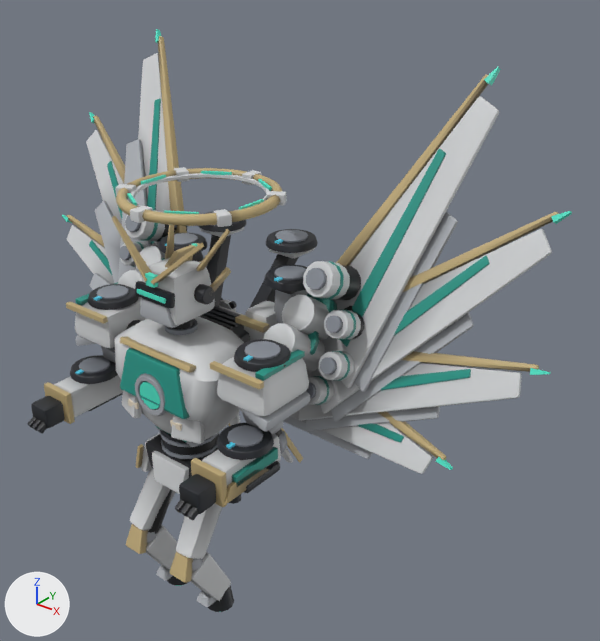
Two versions of the glTF model assets/vehicles/ex_seraph_12.glb, one commit apart.
Before and after are seen from a camera (50 mm lens) standing at (13.52, -12.36, 13.53) and looking at (1.5, 2.66, 4.22). The axes (+X, +Y, +Z) are drawn at lower left. The lights are the same throughout. The older version comes first. Where no turn or scale is listed for an object, it has been applied to the vertices. Vertices at exactly the same position are counted once.
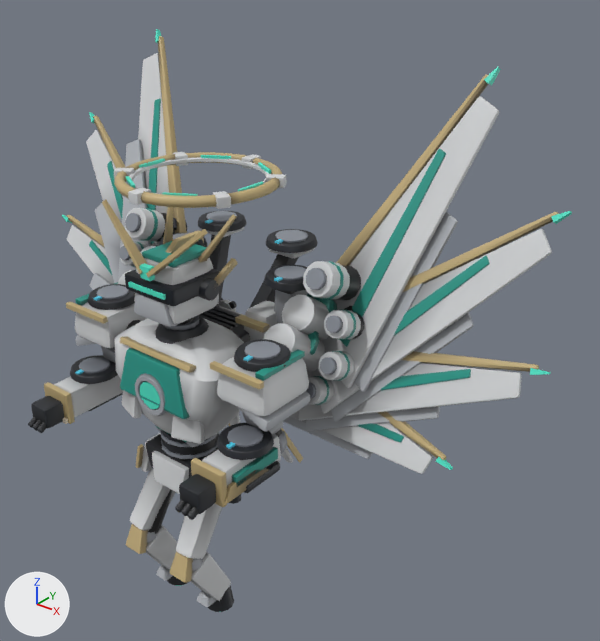
The change in detail:
me_mesh_0 is used by ob_mesh_0; location (-6.05, 3.38, -3.77).
me_mesh_0 had 11688 vertices, 22584 faces and spanned x 2.71..9.39, y -6.18..0.0, z 0.0..11.03.
me_mesh_0 now has 11532 vertices, 22264 faces and spans x 2.71..9.39, y -6.17..0.0, z 0.0..11.41.
me_mesh_0 part 1: the loose piece of 56 vertices spanning x 5.39..6.71, y -4.19..-2.78, z 8.79..10.04 is scaled about its middle by 1.13, then moved by (0.0, -0.01, 0.17).
me_mesh_0 part 2: a new loose piece, a box spanning x 5.467..6.639, y -4.426..-4.333, z 9.621..9.729, in mat_glow.
me_mesh_0 part 3: a new loose piece, a box spanning x 5.9..6.21, y -4.41..-4.26, z 9.95..10.26, in mat_glow.
me_mesh_0 part 4: the loose piece of 56 vertices spanning x 6.65..6.98, y -4.53..-4.45, z 6.34..6.51 is scaled about its middle by (0.787, 1, 0.774), then moved by (1.61, -0.97, -0.62).
me_mesh_0 part 5: the loose piece of 56 vertices spanning x 5.13..5.46, y -4.53..-4.45, z 6.34..6.51 is scaled about its middle by (0.787, 1, 0.774), then moved by (-1.61, -0.97, -0.62).
me_mesh_0 part 6: the loose piece of 104 vertices spanning x 5.72..6.38, y -3.75..-3.1, z 8.18..8.94 is rebuilt with 72 vertices and now spans x 5.7..6.41, y -3.78..-3.07, z 8.23..9.18.
me_mesh_0 part 7: the loose piece of 68 vertices spanning x 4.57..6.01, y -4.32..-3.94, z 9.81..11.03 is rebuilt with 68 vertices and now spans x 4.38..6.0, y -4.44..-4.01, z 10.03..11.41.
me_mesh_0 part 8: the loose piece of 68 vertices spanning x 6.1..7.53, y -4.32..-3.94, z 9.81..11.03 is rebuilt with 68 vertices and now spans x 6.1..7.73, y -4.44..-4.01, z 10.03..11.41.
me_mesh_0 part 9: the loose piece of 56 vertices spanning x 5.09..5.62, y -3.3..-2.59, z 9.85..10.86 is rebuilt with 56 vertices and now spans x 4.96..5.56, y -3.3..-2.48, z 10.07..11.22.
me_mesh_0 part 10: the loose piece of 56 vertices spanning x 5.97..6.13, y -3.96..-2.67, z 9.87..10.33 is rebuilt with 56 vertices and now spans x 5.96..6.15, y -4.04..-2.58, z 10.09..10.62.
me_mesh_0 part 11: the loose piece of 56 vertices spanning x 5.49..6.62, y -4.25..-3.81, z 8.79..9.33 is rebuilt with 56 vertices and now spans x 5.42..6.69, y -4.36..-3.87, z 8.87..9.49.
me_mesh_0 part 12: the loose piece of 56 vertices spanning x 6.49..7.02, y -3.3..-2.59, z 9.85..10.86 is rebuilt with 56 vertices and now spans x 6.54..7.15, y -3.3..-2.48, z 10.07..11.22.
me_mesh_0 part 13: the loose piece of 72 vertices spanning x 5.85..6.26, y -3.04..-2.63, z 9.95..10.19 is deleted.
me_mesh_0 part 14: the loose piece of 56 vertices spanning x 5.45..6.65, y -4.27..-4.07, z 9.32..9.68 is deleted.
me_mesh_0 part 15: the loose piece of 8 vertices spanning x 5.59..6.52, y -4.3..-4.22, z 9.45..9.55 is deleted.
me_mesh_0 part 16: the loose piece of 8 vertices spanning x 5.92..6.19, y -4.29..-4.15, z 9.74..10.02 is deleted.
me_mesh_0 part 17: 116 vertices moved within x 3.08..9.35, y -4.32..-1.04, z 4.8..9.15; 615 vertices removed from x 5.15..6.95, y -4.14..-2.55, z 4.89..9.88; 811 vertices added at x 5.04..7.07, y -4.36..-2.44, z 4.89..10.44.
me_mesh_0 part 18: 4 vertices moved within x 2.88, y -5.22..-5.21, z 6.18..6.19; 96 vertices removed from x 3.14..3.65, y -6.18..-5.79, z 5.7..6.01.
me_mesh_0 part 19: 96 vertices removed from x 8.46..8.96, y -6.18..-5.79, z 5.7..6.01.
me_mesh_0 part 20: 3939 kept faces spanning x 2.71..9.39, y -5.51..-0.22, z 0.43..10.22 get new vertex colours; the middle colour goes from grey #acadb0 to grey #acaeb0.
Other edits to the shape of me_mesh_0 do not show in these pictures.
Object 'Mesh_1' (ob_mesh_1) moves from (-6.05, 4.21, 3.94) to (-6.05, 4.21, 4.34).

Where the change shows, as pixel boxes (x1, y1, x2, y2) in the pictures (600 x 641 px; the box of a moved part takes in the faces that stretch with it):
'Mesh_0', reshaped
    before: (27, 212, 337, 612)
    after: (28, 200, 337, 612)
'Mesh_1', moved
    before: (115, 167, 287, 227)
    after: (114, 152, 286, 209)
part 1 of me_mesh_0, moved or reshaped
    before: (140, 258, 215, 325)
    after: (134, 257, 219, 324)
part 2 of me_mesh_0, added
    after: (128, 282, 166, 300)
part 3 of me_mesh_0, added
    after: (140, 263, 155, 281)
part 4 of me_mesh_0, moved or reshaped (not visible afterwards)
    before: (170, 419, 182, 431)
part 5 of me_mesh_0, moved or reshaped
    before: (128, 399, 139, 409)
    after: (62, 417, 68, 424)
part 6 of me_mesh_0, rebuilt (mostly hidden)
    before: (170, 319, 194, 329)
    after: (180, 317, 195, 324)
part 7 of me_mesh_0, rebuilt (12% wider, 12% taller)
    before: (112, 216, 152, 282)
    after: (102, 200, 147, 274)
part 8 of me_mesh_0, rebuilt (17% wider, 17% taller)
    before: (151, 243, 204, 284)
    after: (146, 229, 208, 277)
part 9 of me_mesh_0, rebuilt (10% wider, 9% taller)
    before: (165, 225, 174, 259)
    after: (163, 207, 173, 244)
part 10 of me_mesh_0, rebuilt
    before: (165, 243, 201, 268)
    after: (165, 231, 204, 253)
part 11 of me_mesh_0, rebuilt (12% wider, 13% taller)
    before: (140, 299, 181, 328)
    after: (134, 294, 180, 327)
part 12 of me_mesh_0, rebuilt (11% wider, 16% taller)
    before: (196, 229, 230, 271)
    after: (198, 214, 236, 263)
part 13 of me_mesh_0, deleted
    before: (192, 250, 204, 262)
part 14 of me_mesh_0, deleted
    before: (135, 281, 175, 308)
part 15 of me_mesh_0, deleted
    before: (137, 289, 166, 304)
part 16 of me_mesh_0, deleted
    before: (145, 272, 158, 288)
part 17 of me_mesh_0, moved or reshaped
    before: (76, 267, 305, 461)
    after: (76, 239, 305, 461)
part 18 of me_mesh_0, reshaped
    before: (27, 417, 47, 434)
part 19 of me_mesh_0, deleted
    before: (175, 499, 198, 520)
part 20 of me_mesh_0, edited (looks the same)
    both: (44, 212, 337, 604)
